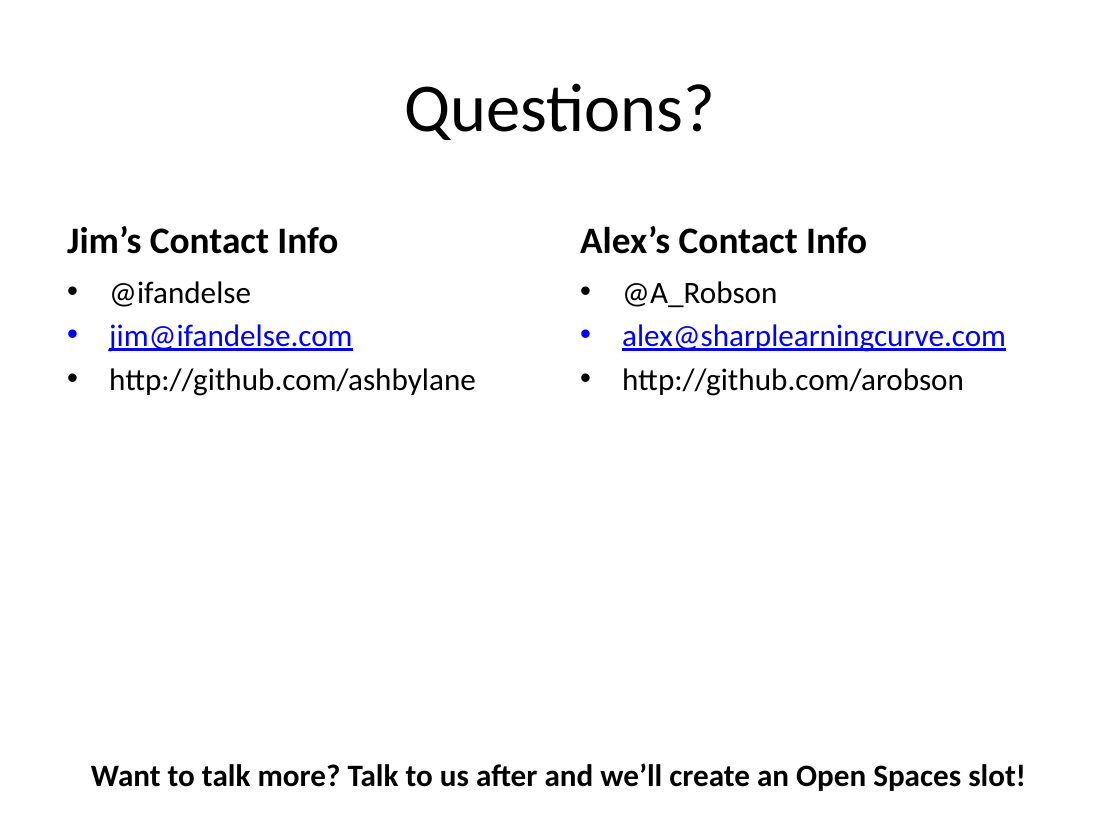
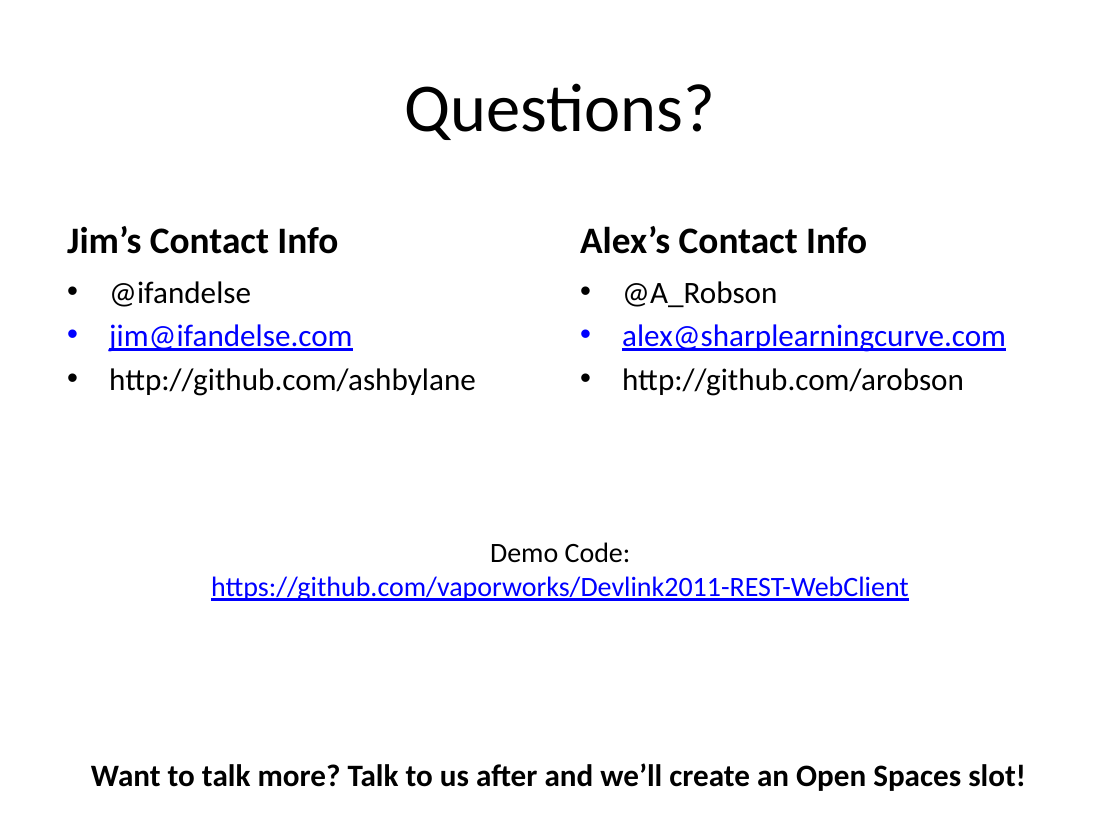
Before and after one commit to vaporworks/Devlink2011-REST-WebClient, a slide deck: slide 18 of PowerPoint/joint_talk_notes.pptx. Drawn at 1120x840 pixels with LibreOffice and Linux fonts; fonts in the diff are those of the drawing. Boxes give left, top, right and bottom in pixels: in the first picture for what was removed or moved away, otherwise in the second. Text is boxed around its words. In the diff, an @@ line names an element or a change of style, - is before the commit and + after.

```diff
--- a/PowerPoint/joint_talk_notes.pptx
+++ b/PowerPoint/joint_talk_notes.pptx
@@ text added at bbox=[211, 542, 909, 601], 18 pt, text #0000FF, underline @@
+Demo Code:
+https://github.com/vaporworks/Devlink2011-REST-WebClient
```
Also in this commit, not shown: 3 other slides changed, 1 slide added, 1 slide removed.
